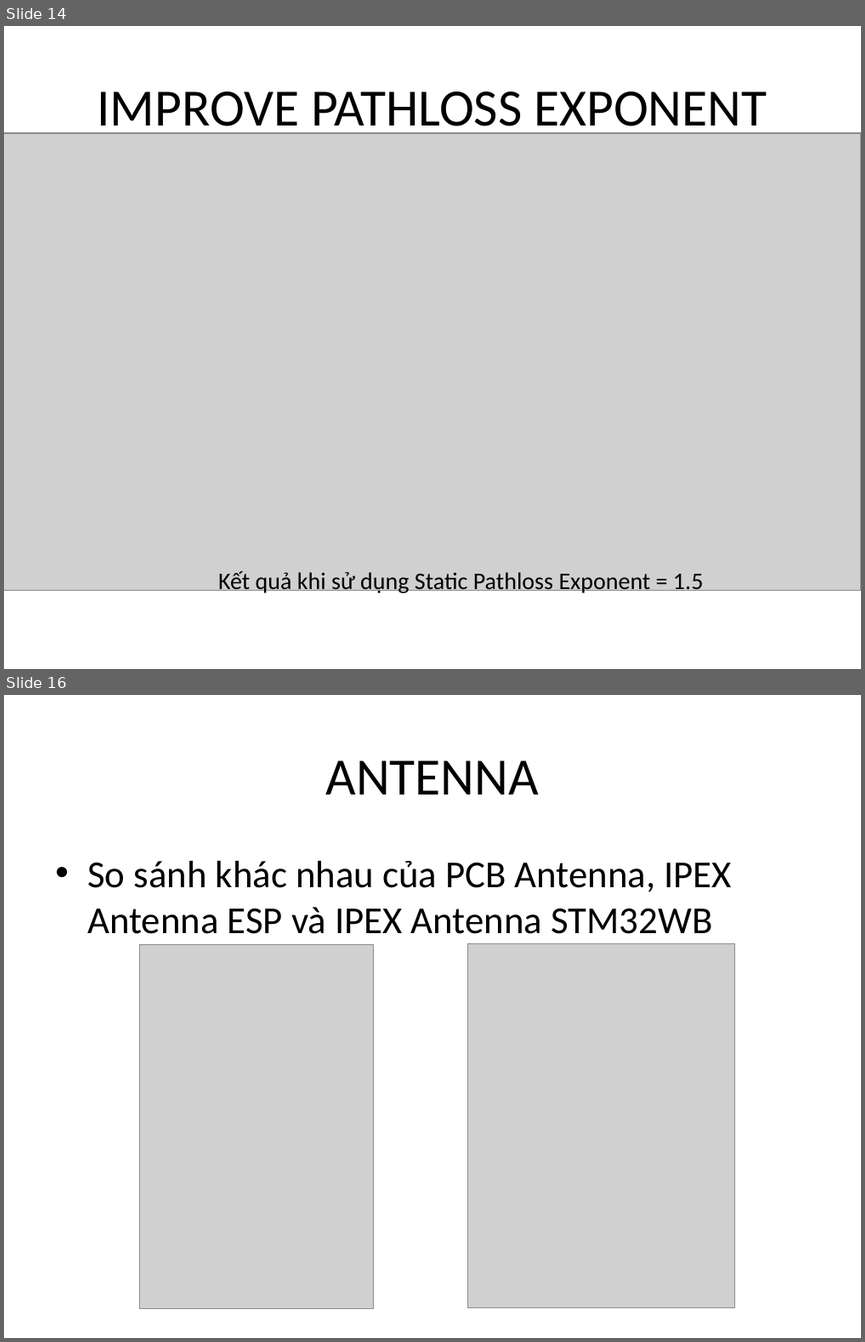
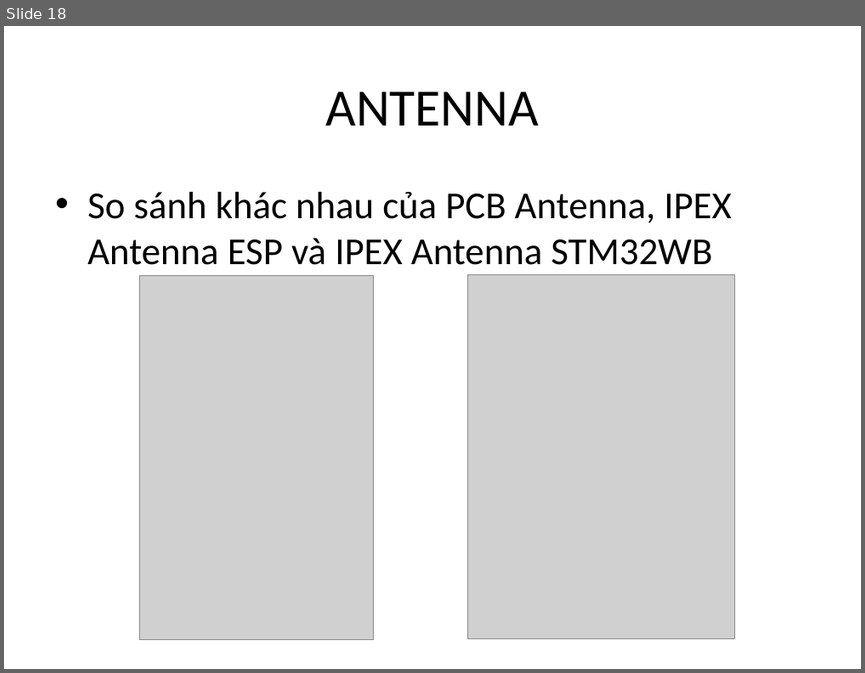
Before and after one commit to letruongthanh3698/BLE_matlab, a slide deck: report/Timeline.Report.pptx. Shown one above the other, each under a label of ours: slides 14 and 16 before the commit, slide 18 after it; the slides between them are not shown. The pictures are 865x1342 and 865x673 pixels, drawn with LibreOffice and Linux fonts; fonts in the diff are those of the drawing; grey boxes stand for pictures. Boxes give left, top, right and bottom in pixels: in the first picture for what was removed or moved away, otherwise in the second. Text is boxed around its words. In the diff, an @@ line names an element or a change of style, - is before the commit and + after.

```diff
--- a/report/Timeline.Report.pptx
+++ b/report/Timeline.Report.pptx
@@ slide 14 removed at box(4, 26, 861, 669), background #FFFFFF @@
@@ title removed at box(97, 91, 766, 138) @@
-IMPROVE PATHLOSS EXPONENT
@@ picture removed at box(4, 133, 861, 590) @@
@@ text removed at box(218, 571, 703, 595) @@
-Kết quả khi sử dụng Static Pathloss Exponent = 1.5
@@ what was slide 16 is now slide 18 @@
```
Also in this commit, not shown: 9 slides changed, 2 slides added, 9 other slides removed, 18 other files.
